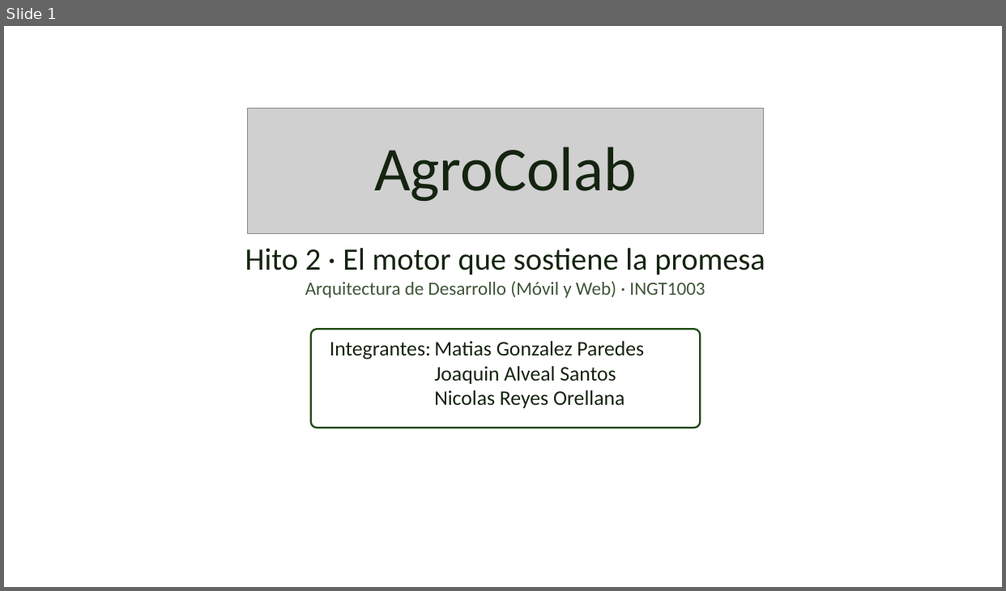
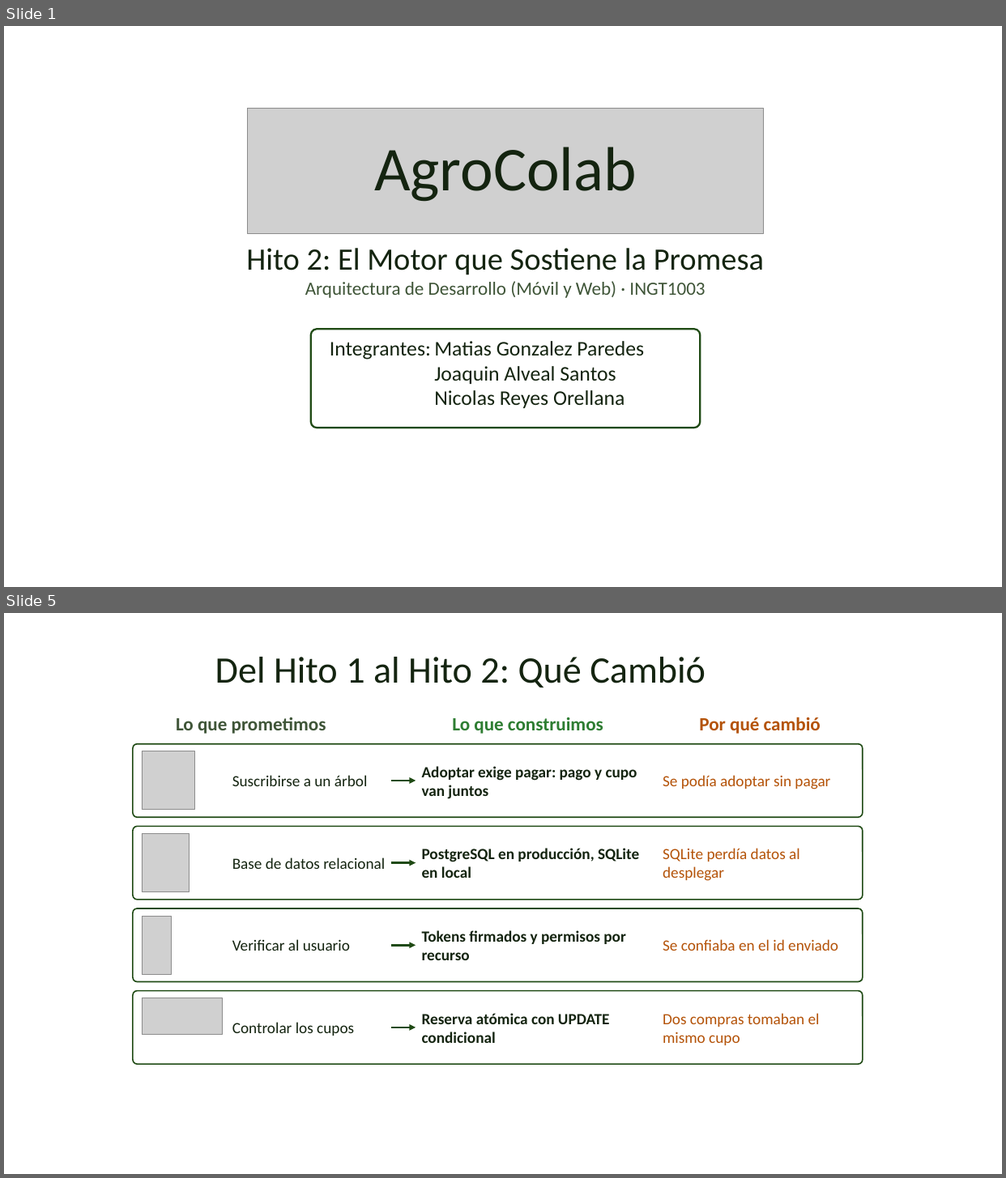
Before and after one commit to arrobaaas/agro-colab, a slide deck: docs/Presentacion_Hito2.pptx. Shown one above the other, each under a label of ours: slide 1 before the commit, slides 1 and 5 after it; the slides between them are not shown. The pictures are 1006x591 and 1006x1178 pixels, drawn with LibreOffice and Linux fonts; fonts in the diff are those of the drawing; grey boxes stand for pictures; background and template pictures are left out. Boxes give left, top, right and bottom in pixels: in the first picture for what was removed or moved away, otherwise in the second. Text is boxed around its words. In the diff, an @@ line names an element or a change of style, - is before the commit and + after.

Commit message:
docs: presentación del Hito 2 con el formato del Hito 1

```diff
--- a/docs/Presentacion_Hito2.pptx
+++ b/docs/Presentacion_Hito2.pptx
@@ slide 5 added at bbox=[4, 613, 1002, 1174], background picture (left out) @@
@@ title added at bbox=[215, 657, 705, 688], 36 pt, text #142410 @@
+Del Hito 1 al Hito 2: Qué Cambió
@@ text added at bbox=[176, 717, 326, 734], 18 pt, text #3F5538, bold @@
+Lo que prometimos
@@ text added at bbox=[452, 717, 603, 734], 18 pt, text #2E7D32, bold @@
+Lo que construimos
@@ text added at bbox=[699, 717, 820, 734], 18 pt, text #B45309, bold @@
+Por qué cambió
@@ rounded rectangle added at bbox=[133, 744, 863, 817], fill #FFFFFF at 90% opacity, outline #1F4A14 1.25 pt @@
@@ picture added at bbox=[142, 752, 194, 810] @@
@@ text added at bbox=[232, 775, 368, 786], 15 pt, text #142410 @@
+Suscribirse a un árbol
@@ arrow added from (391, 781) to (415, 781), #1F4A14 2 pt @@
@@ text added at bbox=[422, 766, 637, 799], 15 pt, text #142410, bold @@
+Adoptar exige pagar: pago y cupo van juntos
@@ text added at bbox=[663, 775, 830, 790], 15 pt, text #B45309 @@
+Se podía adoptar sin pagar
@@ rounded rectangle added at bbox=[133, 826, 863, 900], fill #FFFFFF at 90% opacity, outline #1F4A14 1.25 pt @@
@@ picture added at bbox=[142, 834, 189, 892] @@
@@ text added at bbox=[422, 848, 639, 878], 15 pt, text #142410, bold @@
+PostgreSQL en producción, SQLite en local
@@ text added at bbox=[663, 848, 800, 881], 15 pt, text #B45309 @@
+SQLite perdía datos al desplegar
@@ text added at bbox=[232, 858, 385, 869], 15 pt, text #142410 @@
+Base de datos relacional
@@ arrow added from (391, 863) to (415, 863), #1F4A14 2 pt @@
@@ rounded rectangle added at bbox=[133, 909, 863, 982], fill #FFFFFF at 90% opacity, outline #1F4A14 1.25 pt @@
@@ picture added at bbox=[142, 916, 172, 974] @@
@@ text added at bbox=[232, 939, 350, 951], 15 pt, text #142410 @@
+Verificar al usuario
@@ arrow added from (391, 945) to (415, 945), #1F4A14 2 pt @@
@@ text added at bbox=[422, 931, 625, 960], 15 pt, text #142410, bold @@
+Tokens firmados y permisos por recurso
@@ text added at bbox=[663, 939, 838, 951], 15 pt, text #B45309 @@
+Se confiaba en el id enviado
@@ rounded rectangle added at bbox=[133, 991, 863, 1064], fill #FFFFFF at 90% opacity, outline #1F4A14 1.25 pt @@
@@ picture added at bbox=[142, 999, 223, 1035] @@
@@ text added at bbox=[232, 1022, 354, 1036], 15 pt, text #142410 @@
+Controlar los cupos
@@ text added at bbox=[422, 1013, 610, 1043], 15 pt, text #142410, bold @@
+Reserva atómica con UPDATE condicional
@@ text added at bbox=[663, 1013, 820, 1046], 15 pt, text #B45309 @@
+Dos compras tomaban el mismo cupo
@@ arrow added from (391, 1028) to (415, 1028), #1F4A14 2 pt @@
@@ slide 1 changed as well @@
@@ text at bbox=[246, 248, 764, 275]: text changed @@
-Hito 2 · El motor que sostiene la promesa
+Hito 2: El Motor que Sostiene la Promesa
```
Also in this commit, not shown: 5 other slides changed, 3 other slides added, 2 slides removed, 1 other file.
